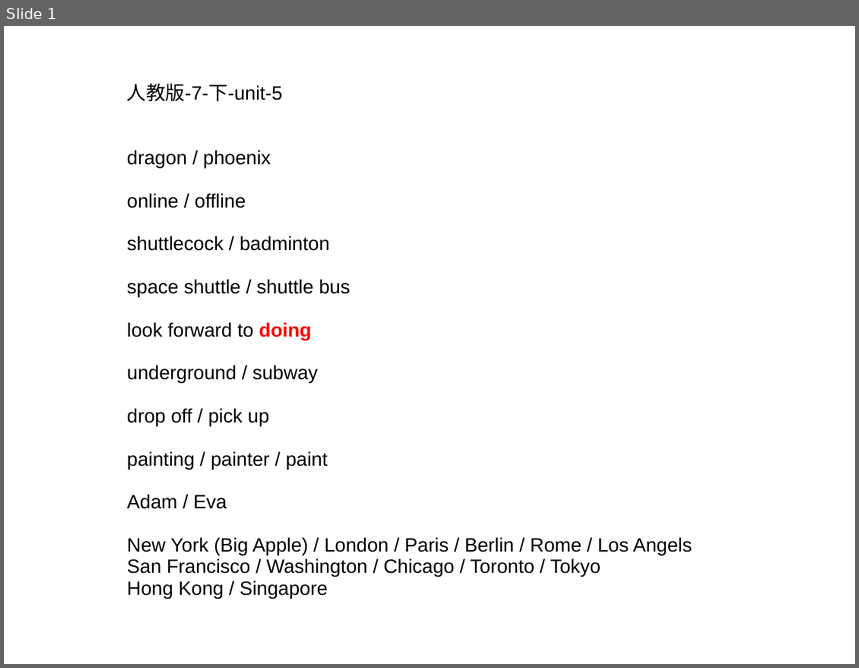
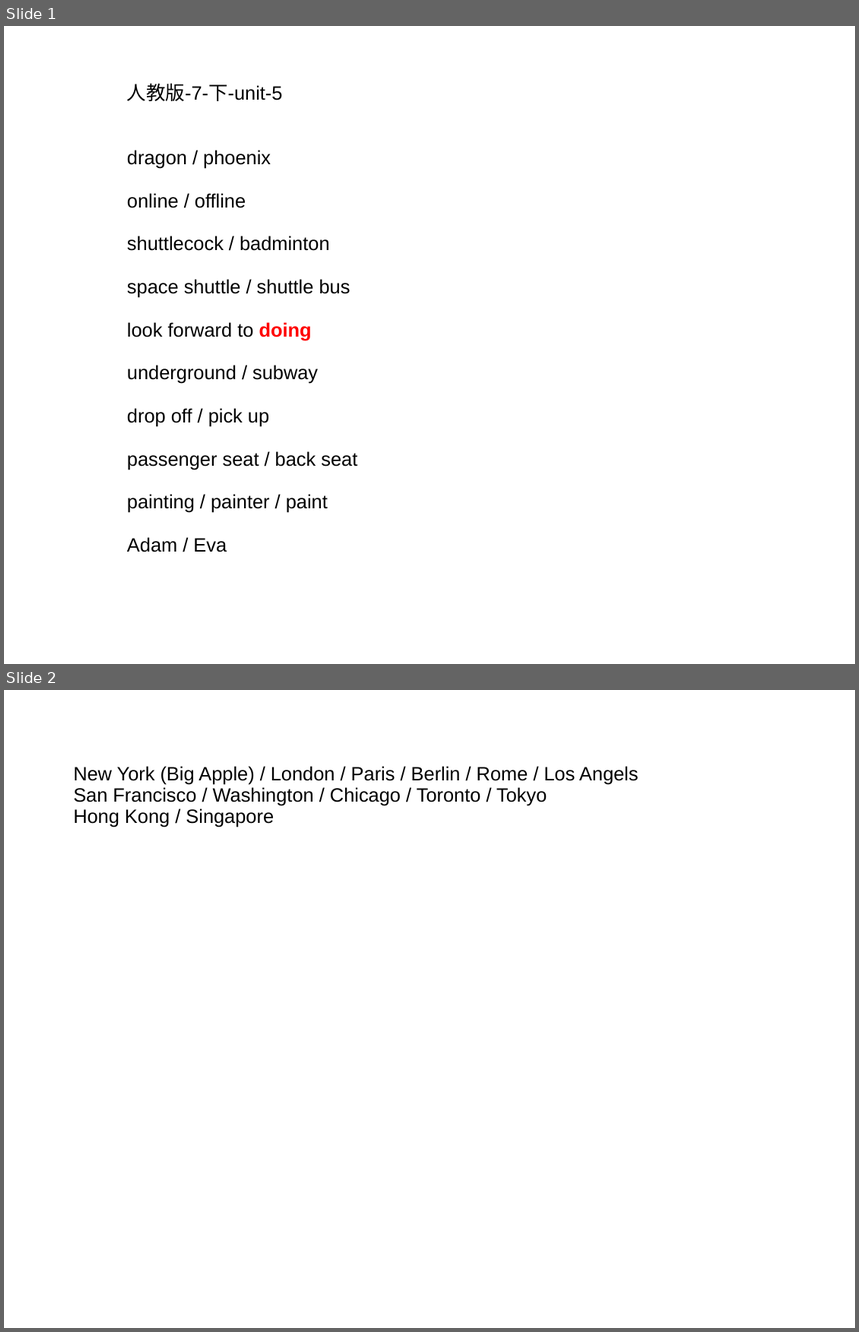
Before and after one commit to ericzhang/english-math, a slide deck: english/grade-7-下/7下英语人教版-unit-5-words.ppt. Shown one above the other, each under a label of ours: slide 1 before the commit, slides 1 and 2 after it. The pictures are 859x668 and 859x1332 pixels, drawn with LibreOffice and Linux fonts; fonts in the diff are those of the drawing. Boxes give left, top, right and bottom in pixels: in the first picture for what was removed or moved away, otherwise in the second. Text is boxed around its words. In the diff, an @@ line names an element or a change of style, - is before the commit and + after.

```diff
--- a/english/grade-7-下/7下英语人教版-unit-5-words.ppt
+++ b/english/grade-7-下/7下英语人教版-unit-5-words.ppt
@@ slide 2 added at [4,690,855,1328], background #FFFFFF @@
@@ text added at [73,766,639,828], 18 pt, text #000000 @@
+New York (Big Apple) / London / Paris / Berlin / Rome / Los Angels
+San Francisco / Washington / Chicago / Toronto / Tokyo
+Hong Kong / Singapore
@@ slide 1 changed as well @@
@@ text at [127,452,357,470]: paragraph added @@
+passenger seat / back seat
@@ text at [127,537,693,599]: paragraphs removed @@
-New York (Big Apple) / London / Paris / Berlin / Rome / Los Angels
-San Francisco / Washington / Chicago / Toronto / Tokyo
-Hong Kong / Singapore
```
Also in this commit, not shown: 32 other files.
